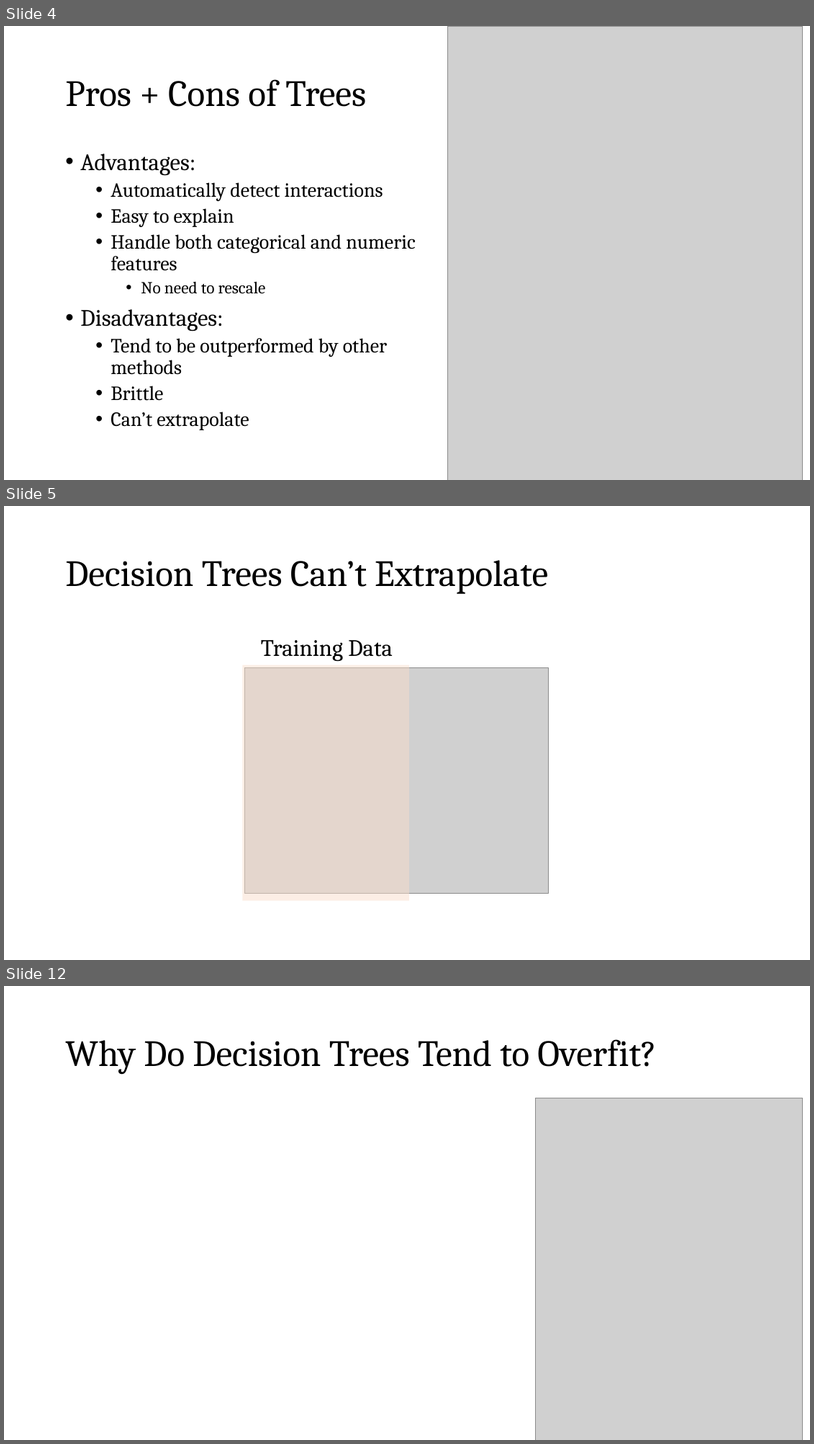
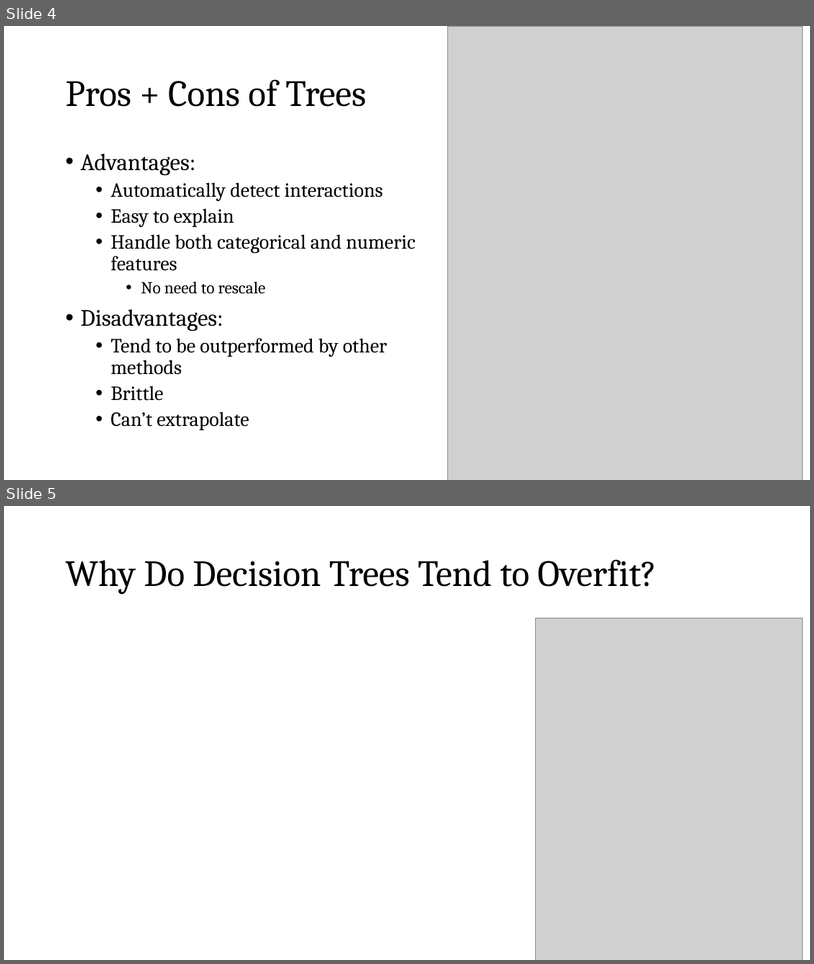
Before and after one commit to zjelveh/zjelveh.github.io, a slide deck: files/inst414_spring2026/lectures/lecture_9a_RF.pptx. Shown one above the other, each under a label of ours: slides 4, 5 and 12 before the commit, slides 4 and 5 after it; the slides between them are not shown. The pictures are 814x1444 and 814x964 pixels, drawn with LibreOffice and Linux fonts; fonts in the diff are those of the drawing; grey boxes stand for pictures. Boxes give left, top, right and bottom in pixels: in the first picture for what was removed or moved away, otherwise in the second. Text is boxed around its words. In the diff, an @@ line names an element or a change of style, - is before the commit and + after.

```diff
--- a/files/inst414_spring2026/lectures/lecture_9a_RF.pptx
+++ b/files/inst414_spring2026/lectures/lecture_9a_RF.pptx
@@ slide 5 removed at (4,506,810,960), background #FFFFFF @@
@@ title removed at (65,560,548,594) @@
-Decision Trees Can’t Extrapolate
@@ text removed at (261,640,393,661) @@
-Training Data
@@ rectangle removed at (242,665,409,901) @@
@@ picture removed at (244,668,548,893) @@
@@ what was slide 12 is now slide 5 @@
```
Also in this commit, not shown: 2 slides changed, 8 other slides removed, 2 other files.
